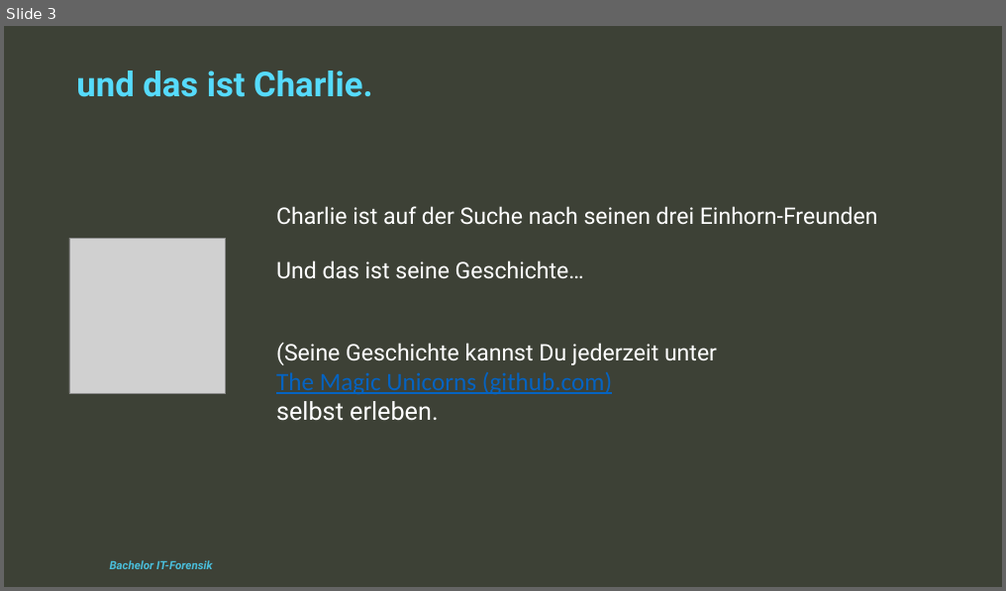
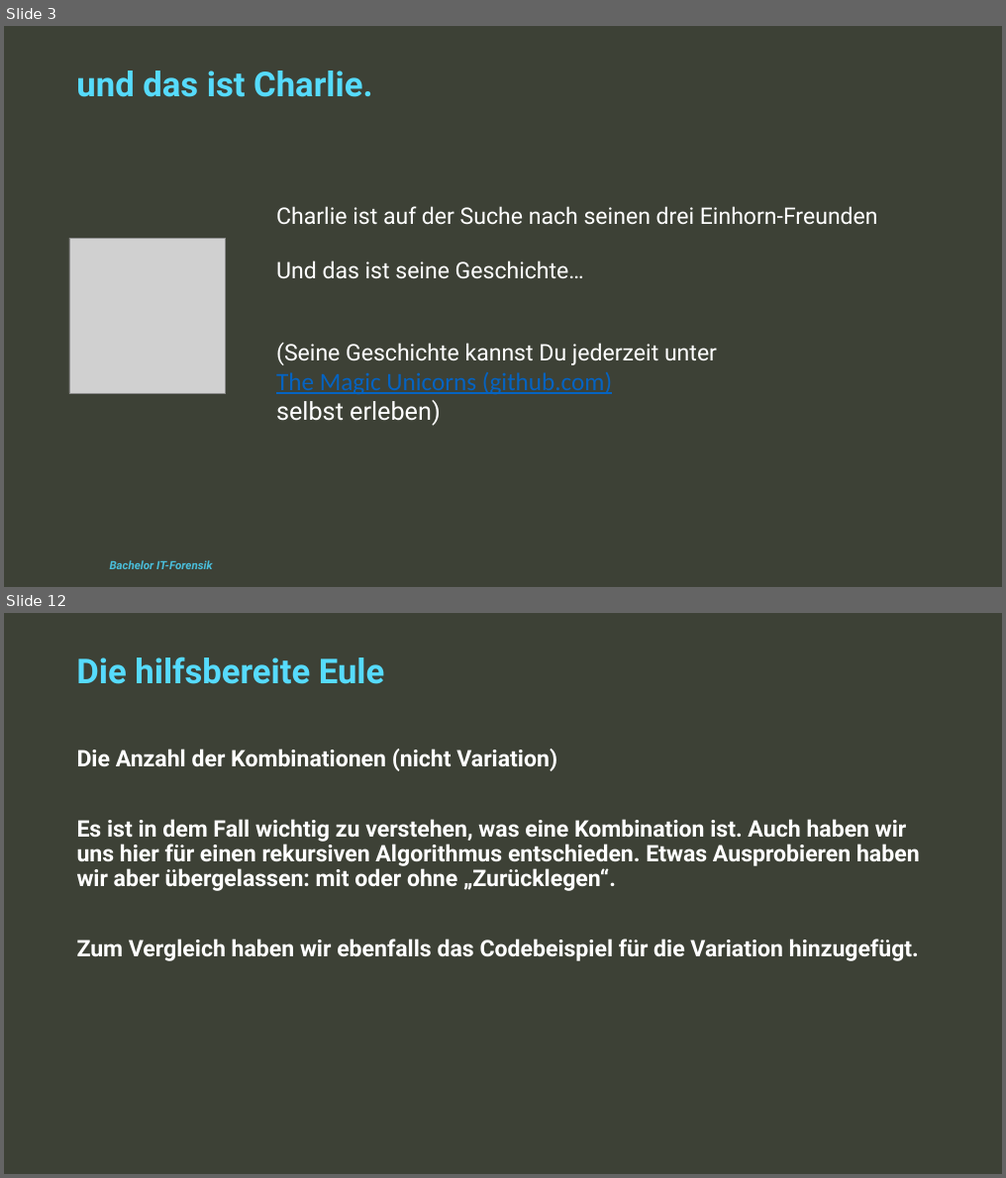
Before and after one commit to The-Magic-Unicorns/pythonescaperoom, a slide deck: TheStory/ProgrammierungII_Gruppe6Mün_EscapeRoom_Präsentation.pptx. Shown one above the other, each under a label of ours: slide 3 before the commit, slides 3 and 12 after it; the slides between them are not shown. The pictures are 1006x591 and 1006x1178 pixels, drawn with LibreOffice and Linux fonts; fonts in the diff are those of the drawing; grey boxes stand for pictures; background and template pictures are left out. Boxes give left, top, right and bottom in pixels: in the first picture for what was removed or moved away, otherwise in the second. Text is boxed around its words. In the diff, an @@ line names an element or a change of style, - is before the commit and + after.

```diff
--- a/TheStory/ProgrammierungII_Gruppe6Mün_EscapeRoom_Präsentation.pptx
+++ b/TheStory/ProgrammierungII_Gruppe6Mün_EscapeRoom_Präsentation.pptx
@@ slide 12 added at (4, 613, 1002, 1174), background #3D4136 @@
@@ text added at (76, 657, 384, 684), 33 pt, text #56DBFD, bold @@
+Die hilfsbereite Eule
@@ text added at (77, 749, 920, 961), 22 pt, text #FFFFFF, bold @@
+Die Anzahl der Kombinationen (nicht Variation)
+Es ist in dem Fall wichtig zu verstehen, was eine Kombination ist. Auch haben wir uns hier für einen rekursiven Algorithmus entschieden. Etwas Ausprobieren haben wir aber übergelassen: mit oder ohne „Zurücklegen“.
+Zum Vergleich haben wir ebenfalls das Codebeispiel für die Variation hinzugefügt.
@@ slide 3 changed as well @@
@@ text at (276, 400, 441, 426): text changed @@
-selbst erleben.
+selbst erleben)
```
Also in this commit, not shown: 1 other slide changed, 11 other slides added, 2 slides removed.
